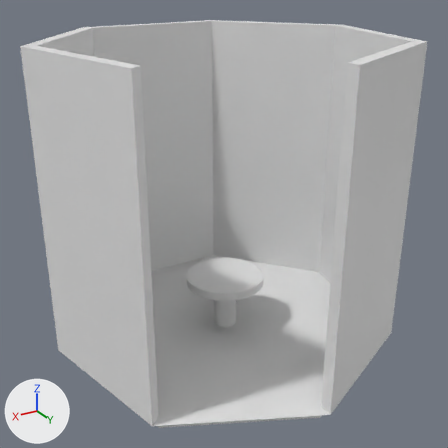
Before and after pictures for a commit that changed the Blender file Assets/Rooms/RM1.blend.
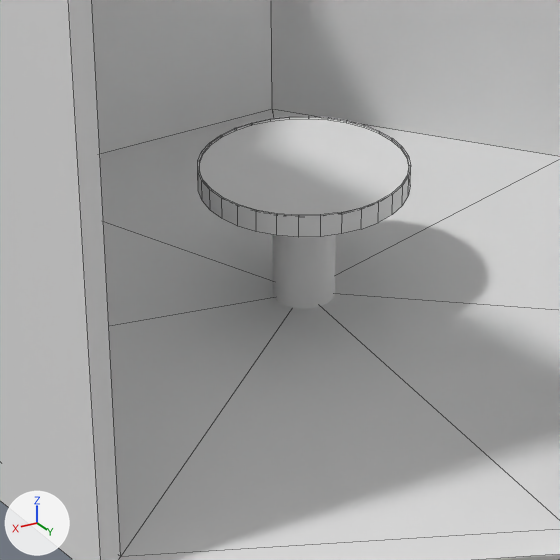
Old and new are each drawn whole from a camera (50 mm lens) standing at (6.78, 11.26, 8.23) and looking at (0.15, 0.2, 2.7) and again close up on the part from 26% to 71% of the width and 48% to 93% of the height. Arrows for +X, +Y and +Z are at lower left; the lights stay in place. The close-ups show mesh edges as thin lines.
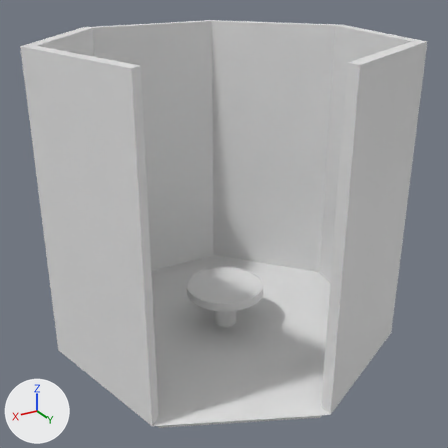
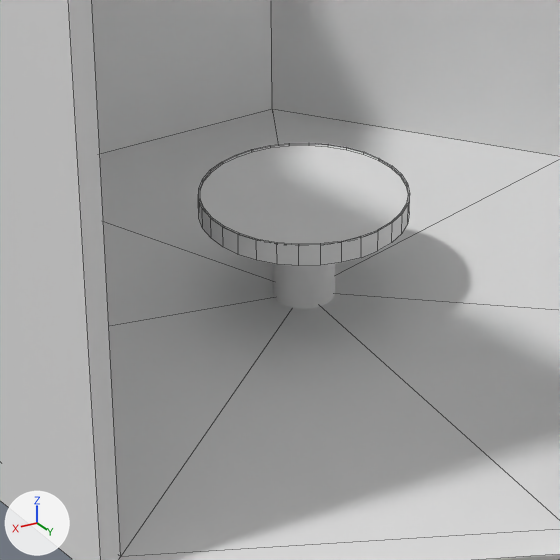
Pixel boxes (x1, y1, x2, y2) of what changed, in the close-ups (560 x 560 px):
'Cylinder.001', moved: before (198, 116, 411, 237); after (198, 143, 410, 266)

The edits, one by one:
me_cylinder_001 has 128 vertices, 98 faces and spans x -1.0..1.0, y -1.0..1.0, z -1.0..1.0.
me_cylinder_001 is used by ob_cylinder_001; location (0.0, 0.0, 1.192); scale (0.918, 0.918, 0.097).
me_cylinder_001 part 1: the whole mesh is moved by (0.0, 0.0, 9.48).
Object 'Cylinder.001' (ob_cylinder_001) moves from (0.0, 0.0, 1.192) to (0.0, 0.0, 0.0).
